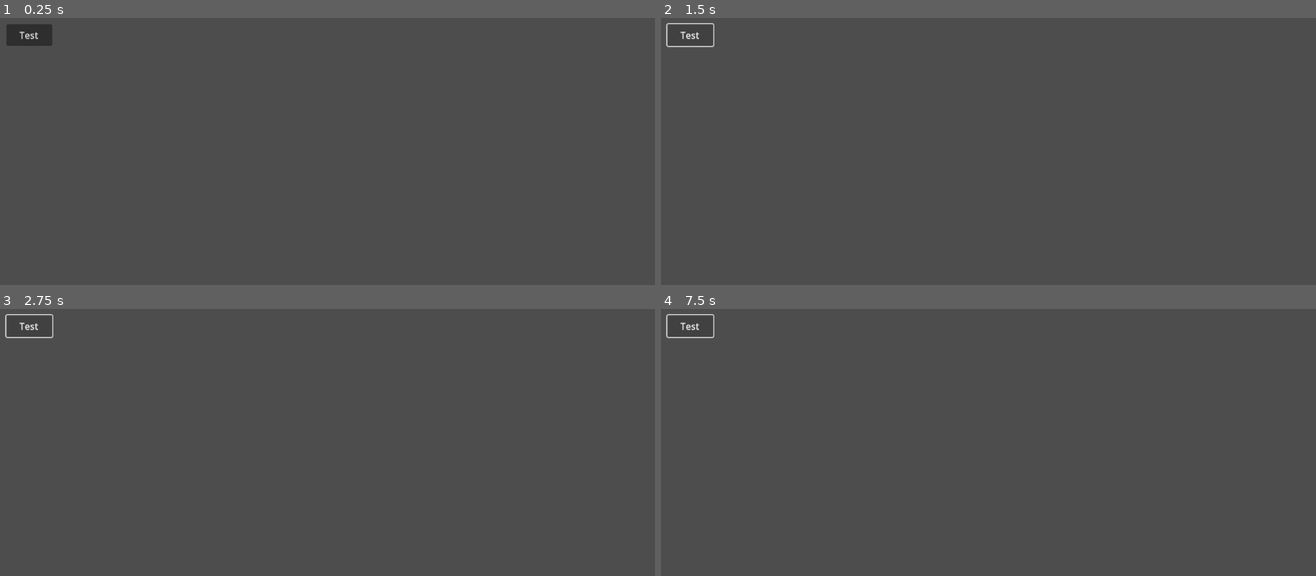
Above: before the commit, frames 1-4 (two rows, left to right).
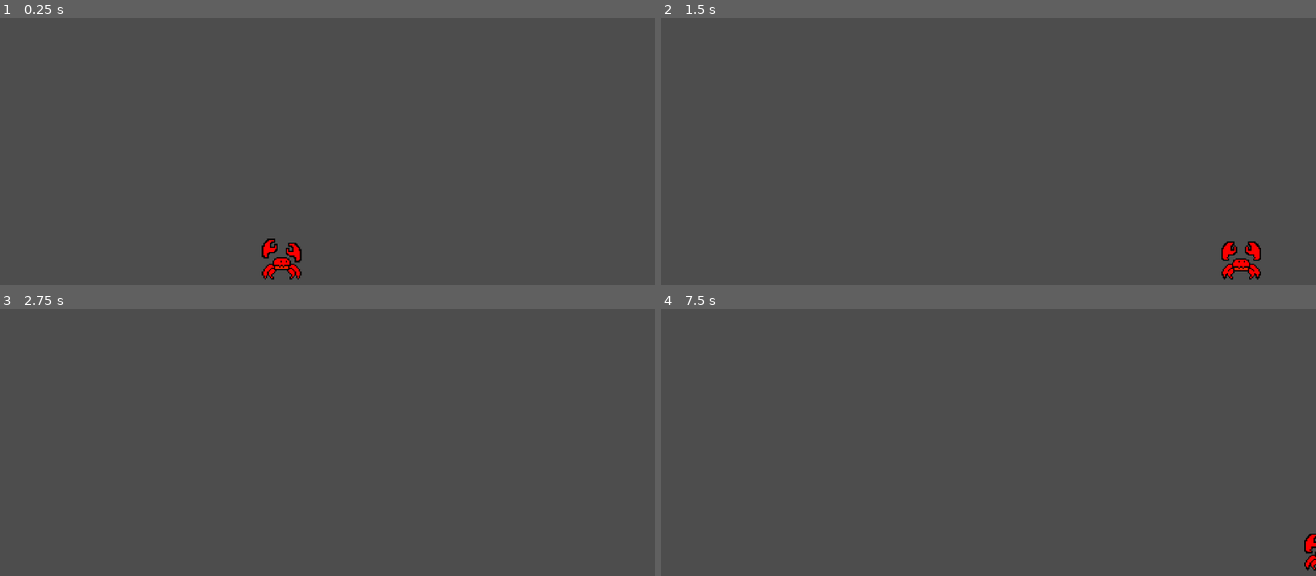
Above: after the commit, the same moments.

Repository: Cyterist/Crabby
Game: Godot game, scene res://scenes/test.tscn
The game is run twice, just before and just after one commit, with the same random seed, the same clock (stepped at 60 frames per second) and the same inputs. The project has no main scene, so this scene is started directly.
Inputs (mouse positions are in pixels of both pictures, inside the frame that each line leads up to):
- Up to frame 1 (0.25 s): no input
- Up to frame 2 (1.5 s): click (687, 34) at 0.5 s, where only the run before the commit has a clickable "Test"; hold D (move_right) from 1.28 s (still down); tap F (dash) at 1.35 s
- Up to frame 3 (2.75 s): keep holding D (move_right); tap Space (jump) at 1.52, 2.27 s; tap F (dash) at 2.1 s
- Up to frame 4 (7.5 s): tap Enter at 2.75, 4.25, 5.75 s; release D (move_right) at 2.78 s; hold A (move_left) 2.78-3.53 s; tap F (dash) every 0.75 s from 2.85 to 7.35 s; tap Space (jump) at 3.5, 3.77, 4.52, 5, 5.27, 6.5, 6.77 s; hold D (move_right) 3.53-5.03 s; hold A (move_left) 5.03-5.78 s; hold D (move_right) 5.78-6.53 s; hold A (move_left) from 6.53 s (still down)

The runs differ from the first frame. In frame 1, 1.1% of the frame differs, in the area x 1-47%, y 2-99%; in frame 2, 0.7%; in frame 3, 0.2%; in frame 4, 0.4%.

Commit message:
main menu and dash

Diff:
--- a/Scripts/Player.gd
+++ b/Scripts/Player.gd
@@ -1,10 +1,16 @@
 extends CharacterBody2D
 
 @onready var player = $AnimatedSprite2D
+@onready var dash_cooldown = $dash_cooldown
+@onready var dashtimer = $dashtimer
 
 const SPEED = 50.0
 const JUMP_VELOCITY = -200.0
 const SUPER_JUMP_VELOCITY = -300.0
+const DASH_SPEED = 400
+
+var dash = false
+var can_dash = true
 
 
 # Get the gravity from the project settings to be synced with RigidBody nodes.
@@ -16,6 +22,12 @@
 	if not is_on_floor():
 		velocity.y += gravity * delta
 
+	if Input.is_action_just_pressed("dash") and can_dash:
+			dash = true
+			can_dash = false
+			dashtimer.start()
+			dash_cooldown.start()
+
 	# Handle jump.
 	if Input.is_action_just_pressed("jump") and is_on_floor():
 		velocity.y = JUMP_VELOCITY
@@ -26,10 +38,21 @@
 	# As good practice, you should replace UI actions with custom gameplay actions.
 	var direction = Input.get_axis("move_left", "move_right")
 	if direction:
-		velocity.x = direction * SPEED
+		if dash:
+			velocity.x = direction * DASH_SPEED
+		else:
+			velocity.x = direction * SPEED
 	else:
 		velocity.x = move_toward(velocity.x, 0, SPEED)
 
 
 
 	move_and_slide()
+
+
+func _on_dash_cooldown_timeout():
+	can_dash = true
+
+
+func _on_dashtimer_timeout():
+	dash = false
--- /dev/null
+++ b/Scripts/main_menu.gd
@@ -0,0 +1,9 @@
+extends Node2D
+
+
+
+func _on_play_pressed():
+	get_tree().change_scene_to_file("res://scenes/test.tscn")
+
+func _on_quit_pressed():
+	get_tree().quit()
--- a/project.godot
+++ b/project.godot
@@ -56,6 +56,11 @@
 "events": [Object(InputEventKey,"resource_local_to_scene":false,"resource_name":"","device":-1,"window_id":0,"alt_pressed":false,"shift_pressed":false,"ctrl_pressed":false,"meta_pressed":false,"pressed":false,"keycode":0,"physical_keycode":70,"key_label":0,"unicode":102,"echo":false,"script":null)
 ]
 }
+pause={
+"deadzone": 0.5,
+"events": [Object(InputEventKey,"resource_local_to_scene":false,"resource_name":"","device":-1,"window_id":0,"alt_pressed":false,"shift_pressed":false,"ctrl_pressed":false,"meta_pressed":false,"pressed":false,"keycode":0,"physical_keycode":4194305,"key_label":0,"unicode":0,"echo":false,"script":null)
+]
+}
 
 [rendering]
 
--- /dev/null
+++ b/scenes/main_menu.tscn
@@ -0,0 +1,34 @@
+[gd_scene load_steps=2 format=3 uid="uid://dg1u6nis0c6xl"]
+
+[ext_resource type="Script" path="res://Scripts/main_menu.gd" id="1_164s1"]
+
+[node name="Main_Menu" type="Node2D"]
+script = ExtResource("1_164s1")
+
+[node name="Label" type="Label" parent="."]
+offset_left = 416.0
+offset_top = 64.0
+offset_right = 747.0
+offset_bottom = 168.0
+theme_override_font_sizes/font_size = 72
+text = "CRABBY"
+horizontal_alignment = 1
+
+[node name="Play" type="Button" parent="."]
+offset_left = 480.0
+offset_top = 224.0
+offset_right = 680.0
+offset_bottom = 320.0
+theme_override_font_sizes/font_size = 32
+text = "PLAY"
+
+[node name="Quit" type="Button" parent="."]
+offset_left = 480.0
+offset_top = 360.0
+offset_right = 680.0
+offset_bottom = 456.0
+theme_override_font_sizes/font_size = 32
+text = "QUIT"
+
+[connection signal="pressed" from="Play" to="." method="_on_play_pressed"]
+[connection signal="pressed" from="Quit" to="." method="_on_quit_pressed"]
--- a/scenes/player.tscn
+++ b/scenes/player.tscn
@@ -80,3 +80,12 @@
 [node name="CollisionPolygon2D" type="CollisionPolygon2D" parent="."]
 build_mode = 1
 polygon = PackedVector2Array(0.875, -3, -0.898438, -3, -0.90625, -2.76563, -1.34375, -2.77344, -1.35156, -2.32813, -1.5 …(1463 unchanged characters)…
+
+[node name="dashtimer" type="Timer" parent="."]
+wait_time = 0.1
+
+[node name="dash_cooldown" type="Timer" parent="."]
+wait_time = 3.0
+
+[connection signal="timeout" from="dashtimer" to="." method="_on_dashtimer_timeout"]
+[connection signal="timeout" from="dash_cooldown" to="." method="_on_dash_cooldown_timeout"]
--- a/scenes/test.tscn
+++ b/scenes/test.tscn
@@ -1,10 +1,21 @@
-[gd_scene format=3 uid="uid://cdor7c8osm7t7"]
+[gd_scene load_steps=3 format=3 uid="uid://bct6brg7attka"]
+
+[ext_resource type="PackedScene" uid="uid://bwfyepb4327hl" path="res://scenes/player.tscn" id="1_b5x2n"]
+
+[sub_resource type="WorldBoundaryShape2D" id="WorldBoundaryShape2D_k5nup"]
+distance = -14.0
 
 [node name="Node2D" type="Node2D"]
 
-[node name="Test button" type="Button" parent="."]
-offset_left = 47.0
-offset_top = 28.0
-offset_right = 125.0
-offset_bottom = 65.0
-text = "Test"
+[node name="Player" parent="." instance=ExtResource("1_b5x2n")]
+position = Vector2(427, 291)
+
+[node name="StaticBody2D" type="StaticBody2D" parent="."]
+
+[node name="CollisionShape2D" type="CollisionShape2D" parent="StaticBody2D"]
+position = Vector2(456, 288)
+shape = SubResource("WorldBoundaryShape2D_k5nup")
+
+[node name="Camera2D" type="Camera2D" parent="."]
+position = Vector2(433, 288)
+zoom = Vector2(10, 10)
--- a/test.tscn
+++ /dev/null
@@ -1,21 +0,0 @@
-[gd_scene load_steps=3 format=3 uid="uid://bct6brg7attka"]
-
-[ext_resource type="PackedScene" uid="uid://bwfyepb4327hl" path="res://scenes/player.tscn" id="1_lmy7o"]
-
-[sub_resource type="WorldBoundaryShape2D" id="WorldBoundaryShape2D_k5nup"]
-distance = -14.0
-
-[node name="Node2D" type="Node2D"]
-
-[node name="Player" parent="." instance=ExtResource("1_lmy7o")]
-position = Vector2(427, 291)
-
-[node name="StaticBody2D" type="StaticBody2D" parent="."]
-
-[node name="CollisionShape2D" type="CollisionShape2D" parent="StaticBody2D"]
-position = Vector2(456, 288)
-shape = SubResource("WorldBoundaryShape2D_k5nup")
-
-[node name="Camera2D" type="Camera2D" parent="."]
-position = Vector2(433, 288)
-zoom = Vector2(10, 10)
